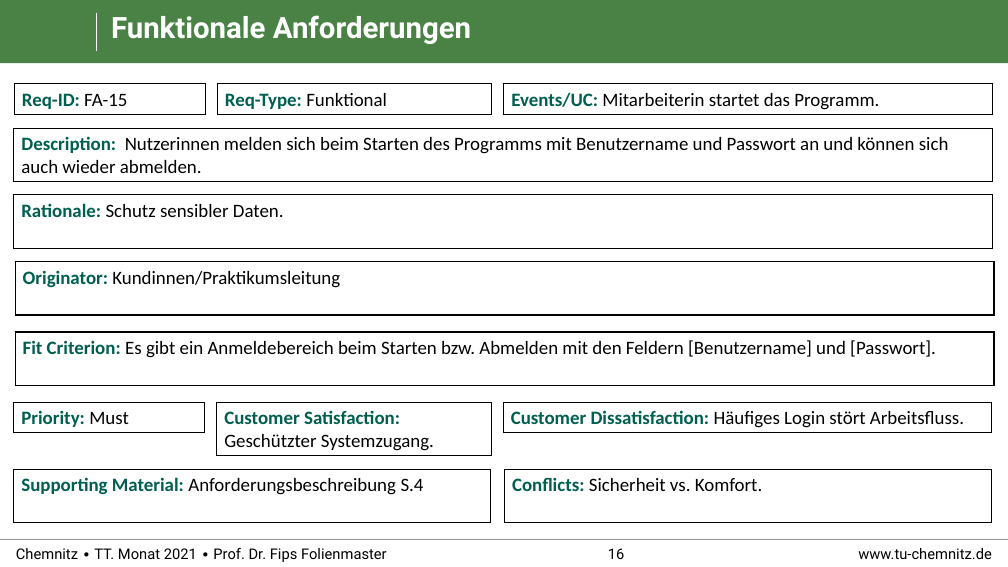
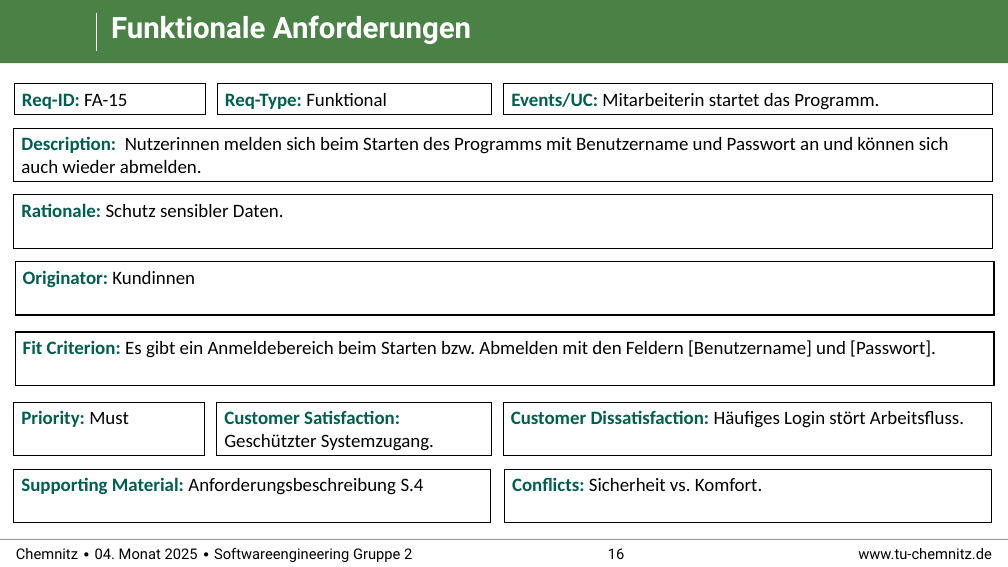
Before and after one commit to RealBiggerBo/Softwaretechnik, a slide deck: slide 16 of SnowCards_Requirements.pptx. Drawn at 1008x567 pixels with LibreOffice and Linux fonts; fonts in the diff are those of the drawing; background and template pictures are left out. Boxes give left, top, right and bottom in pixels: in the first picture for what was removed or moved away, otherwise in the second. Text is boxed around its words. In the diff, an @@ line names an element or a change of style, - is before the commit and + after.

```diff
--- a/SnowCards_Requirements.pptx
+++ b/SnowCards_Requirements.pptx
@@ text in rectangle at (23,270,195,288): text changed; text colour #000000 to #005F50; bold on @@
-Originator: Kundinnen/Praktikumsleitung
+Originator: Kundinnen
@@ rectangle "Priority: Must": place and size @@
-rectangle "Priority: Must" at (14,402,205,433)
+rectangle "Priority: Must" at (14,402,205,456)
@@ rectangle "Customer Dissatisfaction: Häufiges Login stört ...": place and size @@
-rectangle "Customer Dissatisfaction: Häufiges Login stört ..." at (504,402,992,433)
+rectangle "Customer Dissatisfaction: Häufiges Login stört ..." at (504,402,992,456)
@@ text at (16,548,412,562): text changed @@
-Chemnitz ∙ TT. Monat 2021 ∙ Prof. Dr. Fips Folienmaster
+Chemnitz ∙ 04. Monat 2025 ∙ Softwareengineering Gruppe 2
```
Also in this commit, not shown: 28 other slides changed.
